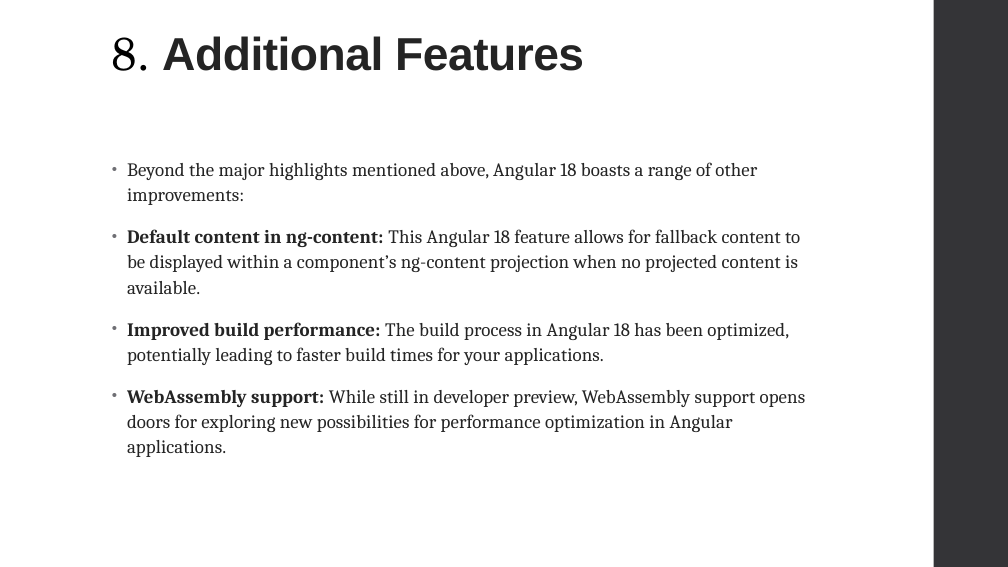
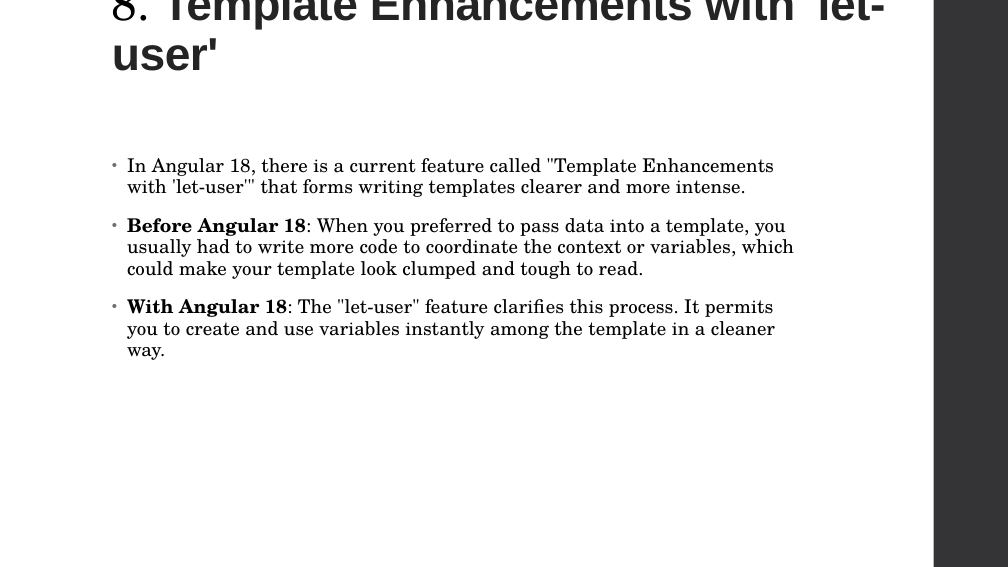
Before and after one commit to Abhijett/Streams, a slide deck: slide 28 of Signals.pptx (slide 25 before the commit). Drawn at 1008x567 pixels with LibreOffice and Linux fonts; fonts in the diff are those of the drawing. Boxes give left, top, right and bottom in pixels: in the first picture for what was removed or moved away, otherwise in the second. Text is boxed around its words. In the diff, an @@ line names an element or a change of style, - is before the commit and + after.

```diff
--- a/Signals.pptx
+++ b/Signals.pptx
@@ title at [112,0,885,71]: text changed @@
-8. Additional Features
+8. Template Enhancements with 'let-user'
@@ text at [127,158,794,360]: text changed; font Cambria to TeX Gyre Schola; text colour #242424 to #000000 @@
-• Beyond the major highlights mentioned above, Angular 18 boasts a range of other improvements:
-• Default content in ng-content: This Angular 18 feature allows for fallback content to be displayed within a component’s ng-content projection when no projected content is available.
-• Improved build performance: The build process in Angular 18 has been optimized, potentially leading to faster build times for your applications.
-• WebAssembly support: While still in developer preview, WebAssembly support opens doors for exploring new possibilities for performance optimization in Angular applications.
+• In Angular 18, there is a current feature called "Template Enhancements with 'let-user'" that forms writing templates clearer and more intense.
+• Before Angular 18: When you preferred to pass data into a template, you usually had to write more code to coordinate the context or variables, which could make your template look clumped and tough to read.
+• With Angular 18: The "let-user" feature clarifies this process. It permits you to create and use variables instantly among the template in a cleaner way.
```
Also in this commit, not shown: 2 other slides changed, 11 slides added, 2 slides removed.
